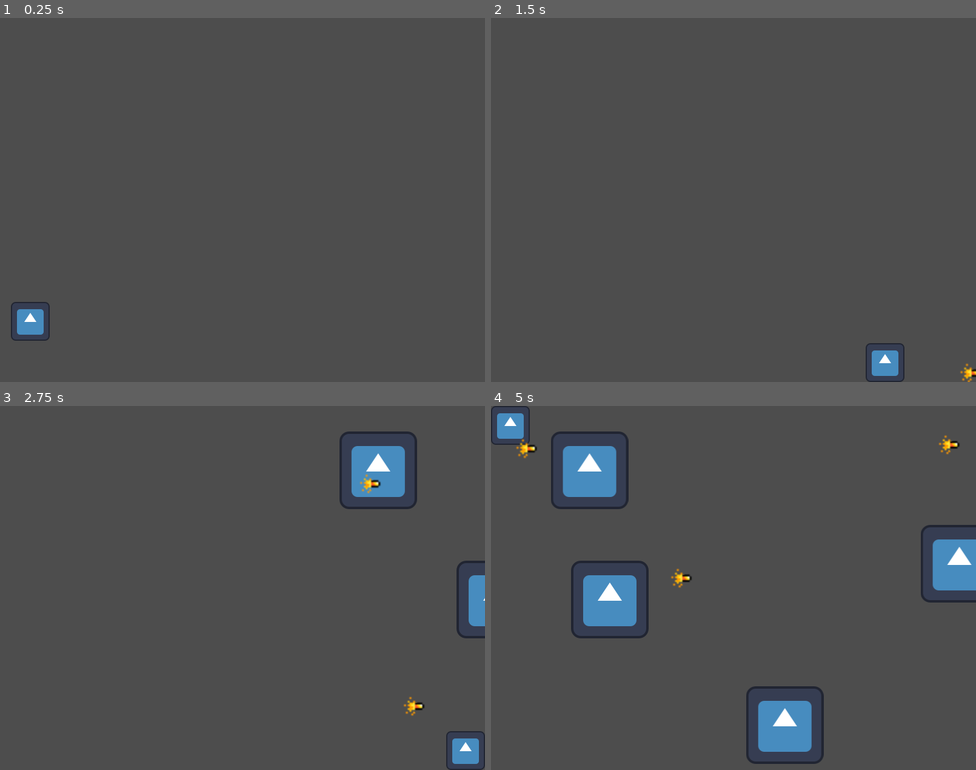
Above: before the commit, frames 1-4 (two rows, left to right).
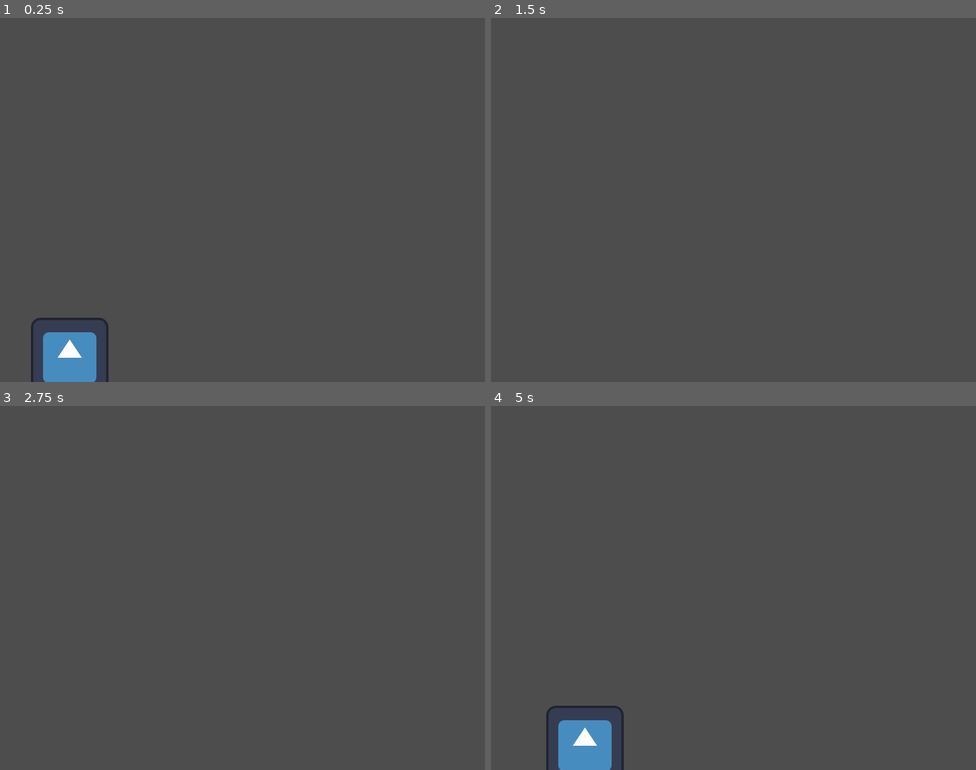
Above: after the commit, the same moments.

Repository: quentinams/chrono-sprinter
Game: Godot game, scene res://scene/player.tscn
Same seed, same stepped clock (60 frames per second), same inputs: the game is played once before the commit and once after it. Before the commit the project starts from res://scene/main.tscn. The engine's default icon, where the game draws it, is replaced by a stand-in: a white triangle on a blue panel in a dark square.
Inputs:
- Up to frame 1 (0.25 s): no input
- Up to frame 2 (1.5 s): tap Enter at 0.5 s; hold D (player_right) 0.53-1.28 s; tap Space (player_shoot) at 0.6, 1.35 s; hold S (player_down) from 1.28 s (still down)
- Up to frame 3 (2.75 s): release S (player_down) at 2.03 s; hold D (player_right) from 2.03 s (still down); tap Space (player_shoot) at 2.1 s
- Up to frame 4 (5 s): release D (player_right) at 2.78 s; hold W (player_up) 2.78-3.53 s; tap Space (player_shoot) at 2.85, 3.6, 4.35 s; hold A (player_left) from 3.53 s (still down)

The runs differ from the first frame. In frame 1, 2.2% of the frame differs, in the area x 2-23%, y 78-100%; in frame 2, 0.6%; in frame 3, 3.2%; in frame 4, 9.9%, in the area x 0-100%, y 0-100%.
Error after the commit: Attempt to call function 'get_viewport_rect' in base 'null instance' on a null instance. (res://scene/player.gd:8)

Commit message:
rotated bullet

Diff:
--- a/project.godot
+++ b/project.godot
@@ -11,8 +11,8 @@
 [application]
 
 config/name="chrono-sprinter"
-run/main_scene="res://scene/main.tscn"
-config/features=PackedStringArray("4.1", "Forward Plus")
+run/main_scene="res://scene/player.tscn"
+config/features=PackedStringArray("4.2", "Forward Plus")
 config/icon="res://icon.svg"
 
 [display]
--- a/scene/enemy.gd
+++ b/scene/enemy.gd
@@ -14,6 +14,7 @@
 	var new_bullet = bullet.instantiate()
 	var player = get_parent().get_node("Player")
 	new_bullet.global_position = self.global_position
+	new_bullet.rotation = (player.global_position - new_bullet.position).angle()
 	new_bullet.velocity = Vector2(700,0).rotated((player.global_position - new_bullet.position).angle())
 	get_parent().add_child(new_bullet)
 	pass
--- a/scene/player.tscn
+++ b/scene/player.tscn
@@ -7,4 +7,5 @@
 script = ExtResource("2_fbsti")
 
 [node name="Sprite2D" type="Sprite2D" parent="."]
+position = Vector2(65, 58)
 texture = ExtResource("1_3lp1s")
Not shown, added: assets/player/runner.png.import
